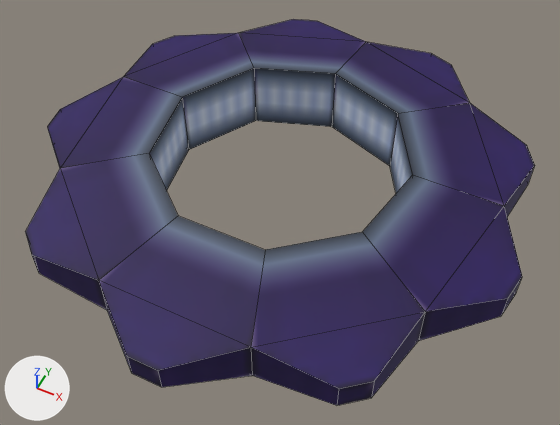
What one commit did to the OBJ model texture/mods/factorization/models/sprocket/sprocket.obj.
The view is the same before and after, from a 50 mm camera at (0.65, -1.312, 1.487) aimed at (0.058, -0.126, 0.005). The axes (+X, +Y, +Z) are drawn at lower left. The lights are the same throughout. Mesh edges are drawn as thin lines. Where no turn or scale is listed for an object, it has been applied to the vertices.

The scene before the commit, as lines of its bpy script (objects in view):
```python
me_dark_sprocket_circle = bpy.data.meshes.new('Dark_Sprocket_Circle')
me_dark_sprocket_circle.from_pydata(...)  # 72 vertices, 72 faces; spans x -0.665..0.665, y -0.668..0.641, z -0.1..0.1
me_dark_sprocket_circle.materials.append(mat_tooth_material_servo_uv_png)  # picture img_servo_uv_png
ob_dark_sprocket_circle = bpy.data.objects.new('Dark_Sprocket_Circle', me_dark_sprocket_circle)
ob_dark_sprocket_circle.location = (0.0, 0.0, 0.0)
```
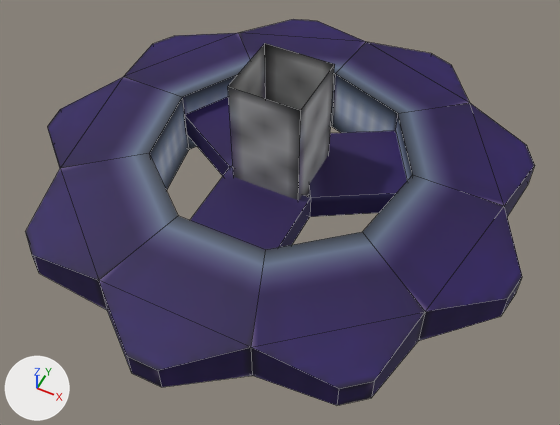
Where the change shows, as pixel boxes [x1, y1, x2, y2] in the pictures (560 x 425 px):
'spokesCircle', added (blue)
    after: [184, 97, 407, 250]
'axleCircle', added
    after: [228, 43, 335, 200]

Patch to the scene script:
```diff
--- a/texture/mods/factorization/models/sprocket/sprocket.obj.py
+++ b/texture/mods/factorization/models/sprocket/sprocket.obj.py
@@ me_spokescircle @@
+me_spokescircle.from_pydata(...)  # 18 vertices, 15 faces; spans x -0.338..0.338, y -0.322..0.263, z -0.036..0.036
+me_spokescircle.materials.append(mat_tooth_material_servo_uv_png)  # picture img_servo_uv_png
@@ me_axlecircle @@
+me_axlecircle.from_pydata(...)  # 8 vertices, 5 faces; spans x -0.094..0.094, y -0.094..0.094, z 0.0..0.336
+me_axlecircle.materials.append(mat_tooth_material_servo_uv_png)  # picture img_servo_uv_png
@@ ob_spokescircle @@
+ob_spokescircle = bpy.data.objects.new('spokesCircle', me_spokescircle)
+ob_spokescircle.location = (0.0, 0.0, 0.0)
@@ ob_axlecircle @@
+ob_axlecircle = bpy.data.objects.new('axleCircle', me_axlecircle)
+ob_axlecircle.location = (0.0, 0.0, 0.0)
```
